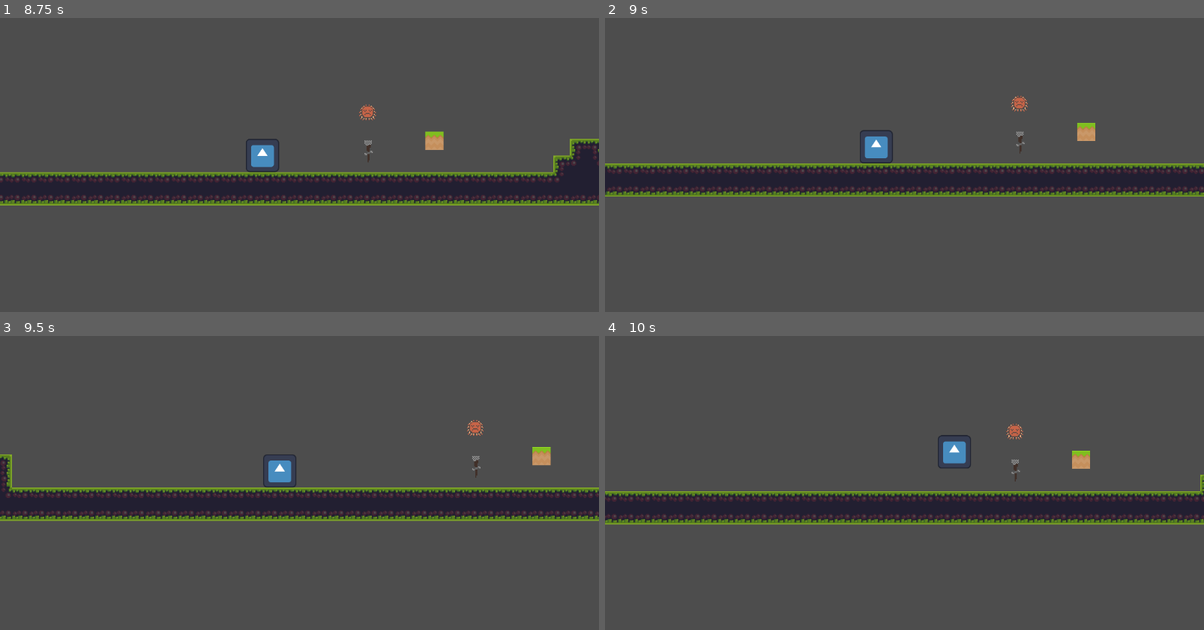
Above: before the commit, frames 1-4 (two rows, left to right).
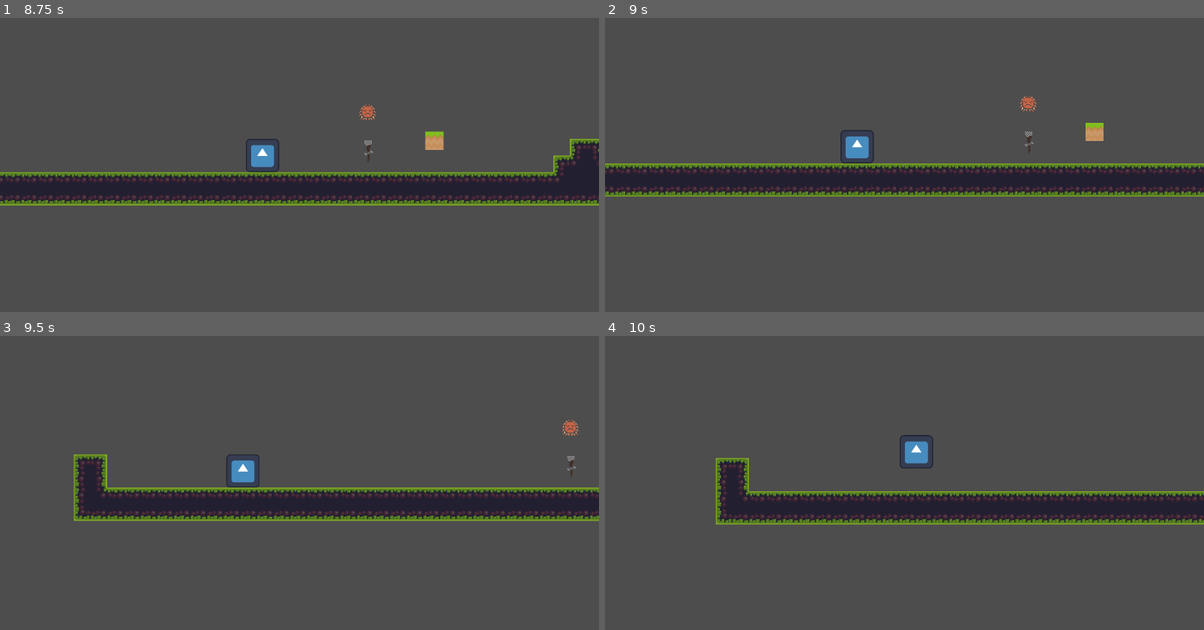
Above: after the commit, the same moments.

Repository: hanseei/superwizquest
Game: Godot game, scene res://Assets/Nodes/Scenes/TestStage.tscn
The game is run twice, just before and just after one commit, with the same random seed, the same clock (stepped at 60 frames per second) and the same inputs. The engine's default icon, where the game draws it, is replaced by a stand-in: a white triangle on a blue panel in a dark square.
Inputs:
- Up to frame 1 (8.75 s): hold Space (space) 0.53-1.28 s; hold D (move_right) 0.53-2.03 s; tap W (move_up) at 0.77, 0.8, 1.07, 1.35, 1.52, 1.82, 2.3, 3.02, 3.32, 3.77, 3.8, 4.07, 4.35, 4.52, 4.82, 5.3, 6.02, 6.32, 6.77, 6.8, 7.07, 7.35, 7.52, 7.82, 8.3 s; tap Space (space) at 1.55, 2.85, 4.55, 5.85, 7.55 s; hold Shift (shift) 2.03-2.78 s; hold A (move_left) 2.03-4.28 s; hold Space (space) 3.53-4.28 s; hold D (move_right) 4.28-8.03 s; hold Shift (shift) 5.03-5.78 s; hold Space (space) 6.53-7.28 s; hold A (move_left) from 8.03 s (still down); hold Shift (shift) from 8.03 s (still down)
- Up to frame 2 (9 s): keep holding A (move_left); release Shift (shift) at 8.78 s; tap Space (space) at 8.85 s
- Up to frame 3 (9.5 s): keep holding A (move_left); tap W (move_up) at 9.02, 9.32 s
- Up to frame 4 (10 s): release A (move_left) at 9.53 s; hold D (move_right) from 9.53 s (still down); hold Space (space) from 9.53 s (still down); tap W (move_up) at 9.77, 9.8 s

Frame 1 is identical in both runs. In frame 2, 3.3% of the frame differs, in the area x 0-100%, y 26-61%; in frame 3, 5.8%; in frame 4, 6.3%, in the area x 0-100%, y 29-65%.

Commit message:
updated wind to work left and right

Diff:
--- a/Assets/Nodes/Actors/Player/Scripts/player.gd
+++ b/Assets/Nodes/Actors/Player/Scripts/player.gd
@@ -21,6 +21,8 @@
 
 var active_earth: Node = null
 var facing_left = false
+var up_key = false
+var down_key = false
 
 func _ready():
 	if has_node(spawn_point_node):
@@ -44,11 +46,33 @@
 	move_and_slide()
 
 
+func _input(event):
+
+	if event.is_action_pressed("space"):
+		shoot_element()
+
+	if event.is_action_pressed("move_up"):
+		up_key = true
+		print("up pressed")
+	if event.is_action_released("move_up"):
+		up_key = false
+		print("up released")
+
+	if event.is_action_pressed("move_down"):
+		down_key = true
+		print("down pressed")
+	if event.is_action_released("move_down"):
+		down_key = false
+		print("down released")
+
+
 func _unhandled_input(event: InputEvent) -> void:
 	if event.is_action_pressed("shift"):
 		current_element_index = (current_element_index + 1) % elements.size()
 		current_element = elements[current_element_index]
 		print("Switched to:", current_element)
+
+
 
 func shoot_single(scene: PackedScene):
 	var shot = scene.instantiate()
@@ -100,14 +124,19 @@
 
 	var direction := Vector2.LEFT if facing_left else Vector2.RIGHT
 
+	if up_key:
+		direction = Vector2.UP
+	if down_key:
+		direction = Vector2.DOWN
+
+	print(direction)
+
 	var wind_instance = wind.instantiate()
 	get_tree().current_scene.add_child(wind_instance)
 
 	wind_instance.connect("wind_updated", self._on_wind_updated)
 
-	wind_instance.activate_wind()
-
-	print(speed)
+	wind_instance.activate_wind(direction)
 
 func _on_wind_updated(speed):
 	wind_speed = speed
@@ -126,14 +155,6 @@
 		"earth": summon_earth_block()
 		"wind": cast_wind()
 
-
-
-func _input(event):
-
-	if event.is_action_pressed("space"):
-		shoot_element()
-
-
 func respawn():
 	print("Respawning player...")
 	global_position = spawn_point  # or wherever you want to reset
--- a/Assets/Nodes/Actors/Player/Scripts/wind.gd
+++ b/Assets/Nodes/Actors/Player/Scripts/wind.gd
@@ -5,13 +5,43 @@
 var wind_speed := 0.0
 var active := false
 
-func activate_wind():
-	print("wind active")
-	active = true
-	wind_speed = 200.0
-	emit_signal("wind_updated", wind_speed)
-	await get_tree().create_timer(5.0).timeout
-	deactivate_wind()
+func activate_wind(direction):
+
+
+	if active == false:
+
+		print("wind active")
+
+		if direction.normalized() == Vector2.RIGHT:
+
+			wind_speed = 200.0
+			emit_signal("wind_updated", wind_speed)
+			await get_tree().create_timer(5.0).timeout
+			deactivate_wind()
+
+		if direction.normalized() ==  Vector2.LEFT:
+
+			wind_speed = -200.0
+			emit_signal("wind_updated", wind_speed)
+			await get_tree().create_timer(5.0).timeout
+			deactivate_wind()
+
+		if direction.normalized() ==  Vector2.DOWN:
+
+			wind_speed = 0
+			emit_signal("wind_updated", wind_speed)
+			await get_tree().create_timer(5.0).timeout
+			deactivate_wind()
+
+		if direction.normalized() ==  Vector2.UP:
+
+			wind_speed = 0
+			emit_signal("wind_updated", wind_speed)
+			await get_tree().create_timer(5.0).timeout
+			deactivate_wind()
+
+
+		active = true
 
 func deactivate_wind():
 	active = false
